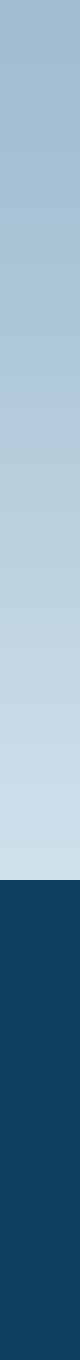
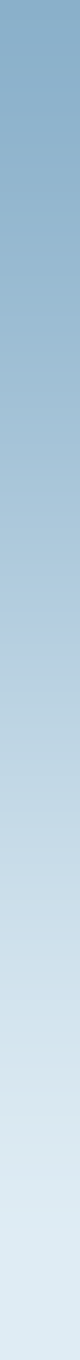
Layers edited between the first and the second 80 × 1360 image:
hid "Rectangle 5" over (0, 880, 80, 1360)
